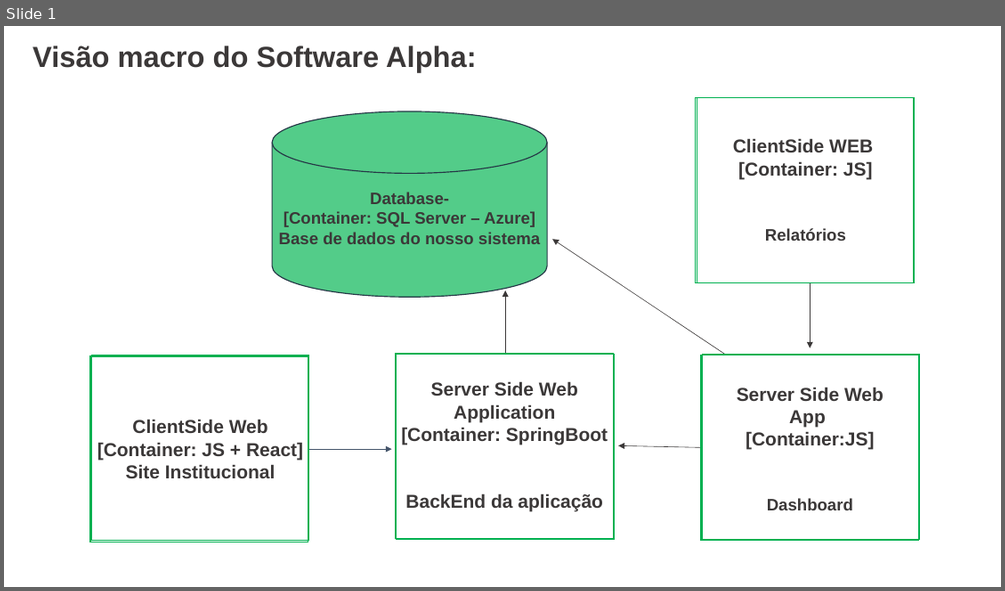
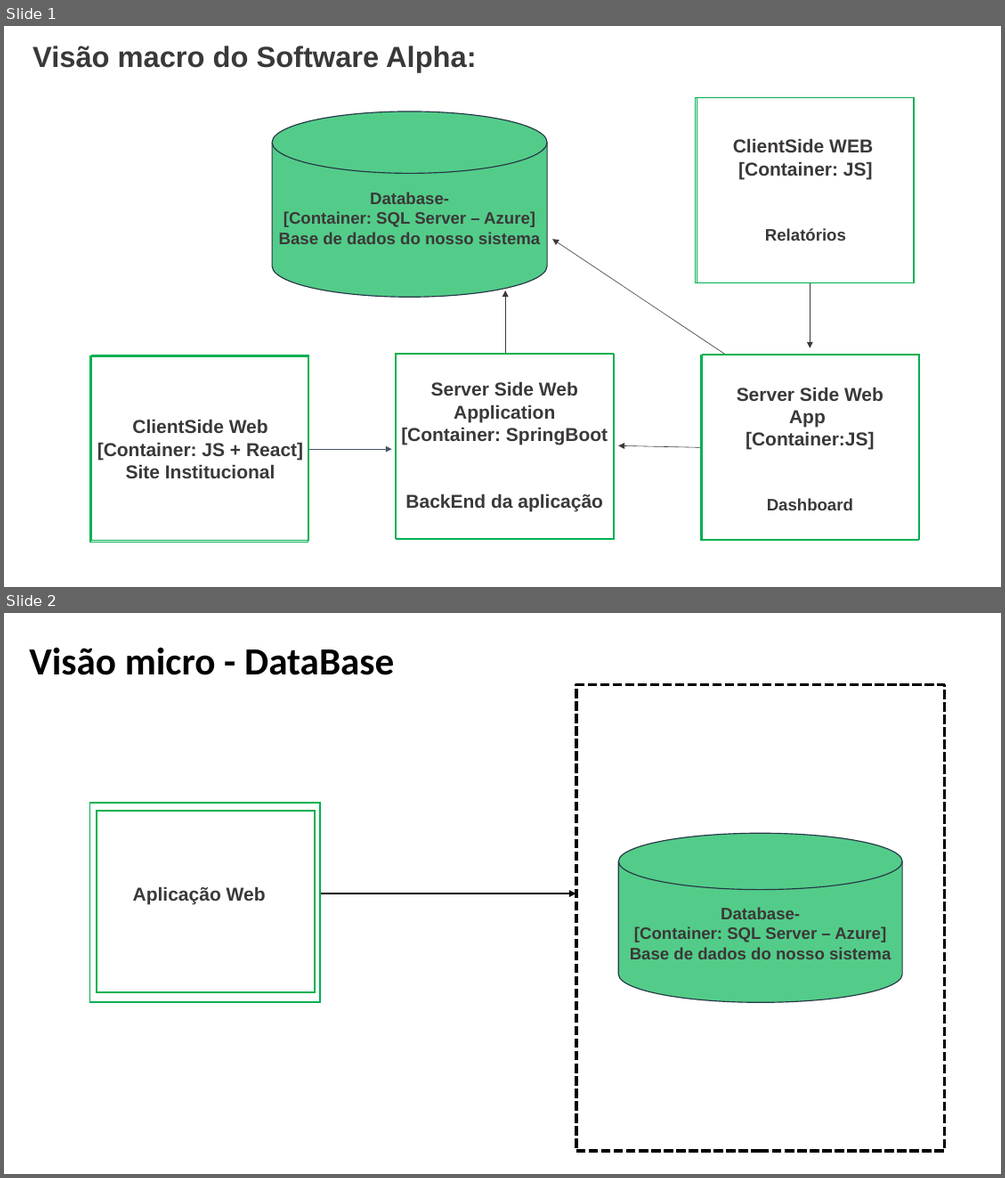
Before and after one commit to mileneoliveira/grupo04-react-web, a slide deck: Documentação/Documentação_Teorica/DiagramaSoftware-Macro V1.pptx. Shown one above the other, each under a label of ours: slide 1 before the commit, slides 1 and 2 after it. The pictures are 1005x591 and 1005x1178 pixels, drawn with LibreOffice and Linux fonts; fonts in the diff are those of the drawing. Boxes give left, top, right and bottom in pixels: in the first picture for what was removed or moved away, otherwise in the second. Text is boxed around its words. In the diff, an @@ line names an element or a change of style, - is before the commit and + after.

```diff
--- a/Documentação/Documentação_Teorica/DiagramaSoftware-Macro V1.pptx
+++ b/Documentação/Documentação_Teorica/DiagramaSoftware-Macro V1.pptx
@@ slide 2 added at (4, 613, 1001, 1174), background #FFFFFF @@
@@ text added at (29, 647, 394, 675), 37 pt, text #000000, bold @@
+Visão micro - DataBase
@@ rectangle added at (576, 685, 945, 1151), outline #000000 3 pt dashed @@
@@ rectangle added at (90, 803, 320, 1003), outline #00B050 1.5 pt @@
@@ rectangle added at (97, 811, 315, 992), outline #00B050 1.5 pt @@
@@ cylinder added at (619, 833, 903, 1002), fill #53CC89, outline #253746 1 pt @@
@@ text added at (133, 886, 266, 904), 18 pt, text #3B3838, bold @@
+Aplicação Web
@@ arrow added from (320, 893) to (576, 893), #000000 2.25 pt @@
@@ text added at (630, 907, 890, 959), 16 pt, text #3B3838, bold @@
+Database-
+[Container: SQL Server – Azure]
+Base de dados do nosso sistema
```
Also in this commit, not shown: 2 other slides added, 1 slide removed, 4 other files.
